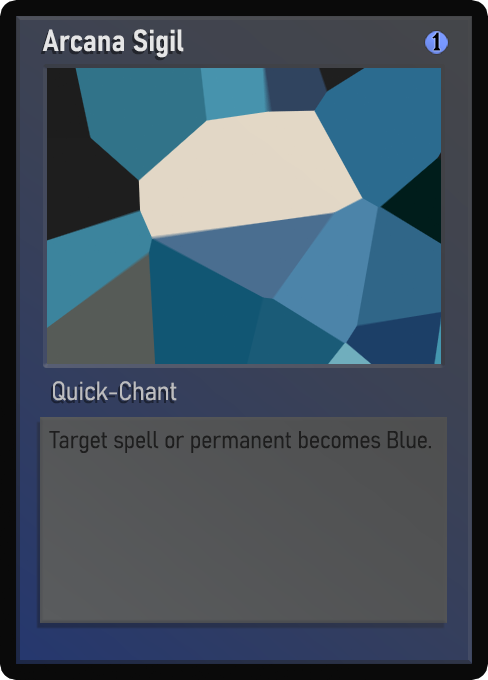
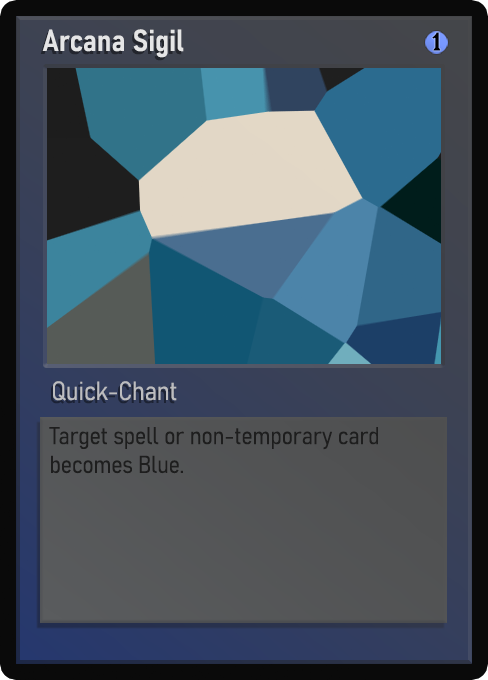
Revision of a layered w=488, h=680 image; what changed, layer by layer:
painted on "Desc_norm" over (x1=49, y1=427, x2=431, y2=474)
